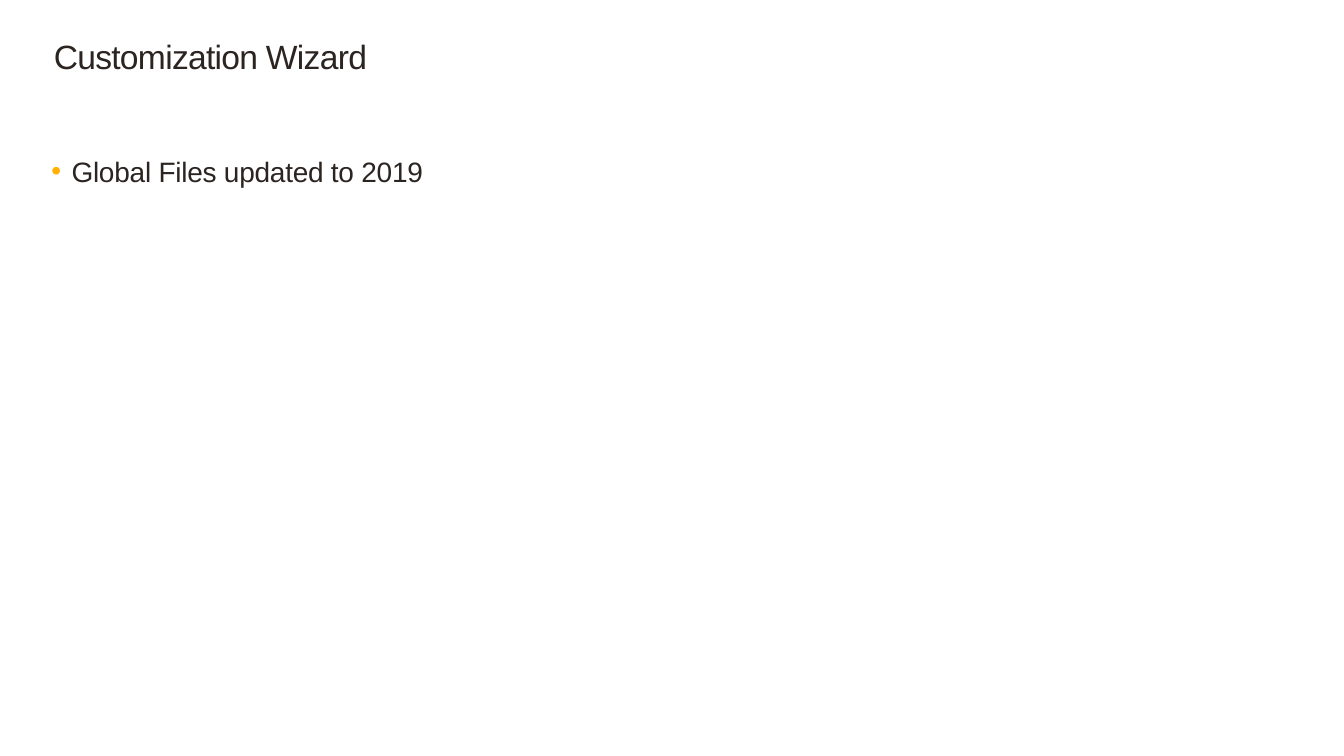
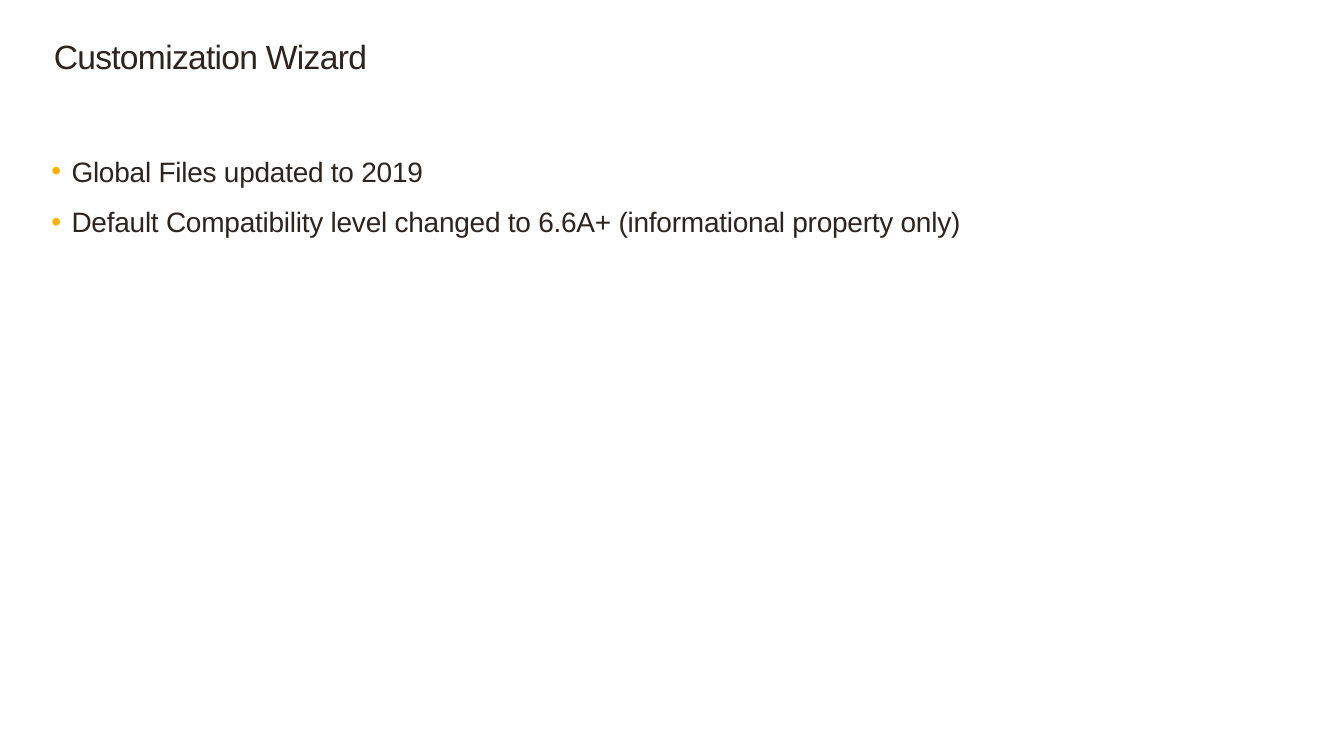
Before and after one commit to SageNADev/Sage300-SDK, a slide deck: slide 8 of docs/presentations/Sage300SDK_2019WebSDKOverview.pptx (slide 7 before the commit). Drawn at 1344x756 pixels with LibreOffice and Linux fonts; fonts in the diff are those of the drawing; background and template pictures are left out. Boxes give left, top, right and bottom in pixels: in the first picture for what was removed or moved away, otherwise in the second. Text is boxed around its words. In the diff, an @@ line names an element or a change of style, - is before the commit and + after.

```diff
--- a/docs/presentations/Sage300SDK_2019WebSDKOverview.pptx
+++ b/docs/presentations/Sage300SDK_2019WebSDKOverview.pptx
@@ text at box(72, 211, 961, 238): paragraph added @@
+  • Default Compatibility level changed to 6.6A+ (informational property only)
```
Also in this commit, not shown: 6 other slides changed, 1 slide added, 4 other files.
